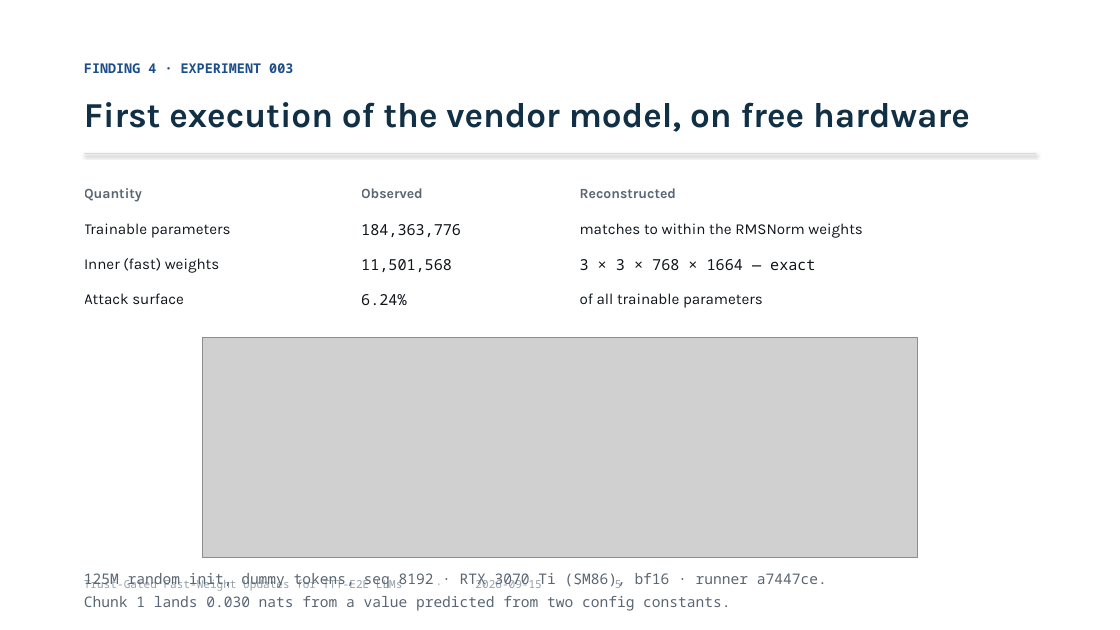
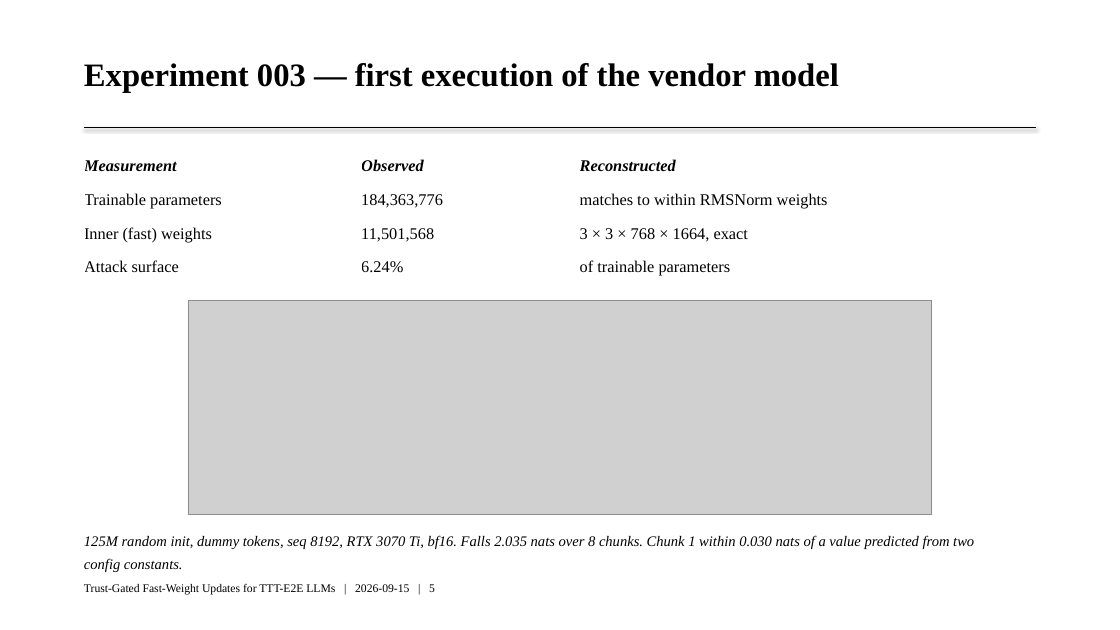
Before and after one commit to Deep-Learning-130/Trust-Gated-Fast-Weight-Updates-for-TTT-E2E-LLMs, a slide deck: slide 6 of docs/review/TrustGate_Results_2026-09-15.pptx. Drawn at 1120x630 pixels with LibreOffice and Linux fonts; fonts in the diff are those of the drawing; grey boxes stand for pictures. Boxes give left, top, right and bottom in pixels: in the first picture for what was removed or moved away, otherwise in the second. Text is boxed around its words. In the diff, an @@ line names an element or a change of style, - is before the commit and + after.

```diff
--- a/docs/review/TrustGate_Results_2026-09-15.pptx
+++ b/docs/review/TrustGate_Results_2026-09-15.pptx
@@ text at (x1=84, y1=63, x2=839, y2=92): text changed; size 11.5 to 28 pt; font Noto Sans Mono to Times New Roman; text colour #1D4E89 to #000000 @@
-FINDING 4 · EXPERIMENT 003
+Experiment 003 — first execution of the vendor model
@@ text removed at (x1=84, y1=102, x2=970, y2=132) @@
-First execution of the vendor model, on free hardware
@@ line moved from (84, 154) - (1036, 154) to (84, 128) - (1036, 128) @@
@@ line (84, 128) - (1036, 128): stroke #D3DAE2 1 pt to #000000 0.75 pt @@
@@ table at (x1=84, y1=150, x2=1017, y2=284) @@
-row 1, column 1: Quantity
+row 1, column 1: Measurement
-row 2, column 3: matches to within the RMSNorm weights
+row 2, column 3: matches to within RMSNorm weights
-row 3, column 3: 3 × 3 × 768 × 1664 — exact
+row 3, column 3: 3 × 3 × 768 × 1664, exact
-row 4, column 3: of all trainable parameters
+row 4, column 3: of trainable parameters
@@ size 12 to 14 pt, text colour #5A6673 to #000000, italic on in "Observed", "Reconstructed" @@
@@ font Karla to Times New Roman in "Observed", "Reconstructed", "Trainable parameters", "Inner (fast) weights" and 1 more places @@
@@ size 13 to 14 pt, text colour #10151C to #000000 in "Trainable parameters", "184,363,776", "Inner (fast) weights", "11,501,568" and 2 more places @@
@@ font Noto Sans Mono to Times New Roman in "184,363,776", "11,501,568", "6.24%" @@
@@ table resized from (x1=84, y1=176, x2=1017, y2=318) to (x1=84, y1=150, x2=1017, y2=284) @@
@@ picture resized from (x1=202, y1=338, x2=918, y2=558) to (x1=189, y1=301, x2=932, y2=515) @@
@@ text at (x1=84, y1=535, x2=974, y2=572): text changed; font Noto Sans Mono to Times New Roman; text colour #5A6673 to #000000; italic on @@
-125M random init, dummy tokens, seq 8192 · RTX 3070 Ti (SM86), bf16 · runner a7447ce.
-Chunk 1 lands 0.030 nats from a value predicted from two config constants.
+125M random init, dummy tokens, seq 8192, RTX 3070 Ti, bf16. Falls 2.035 nats over 8 chunks. Chunk 1 within 0.030 nats of a value predicted from two config constants.
@@ text at (x1=84, y1=584, x2=435, y2=595): text changed; size 9.5 to 10 pt; font Noto Sans Mono to Times New Roman; text colour #96A1AB to #000000 @@
-Trust-Gated Fast-Weight Updates for TTT-E2E LLMs · 2026-09-15 · 5
+Trust-Gated Fast-Weight Updates for TTT-E2E LLMs | 2026-09-15 | 5
```
Also in this commit, not shown: 7 other slides changed, 1 slide added, 1 slide removed, 1 other file.
